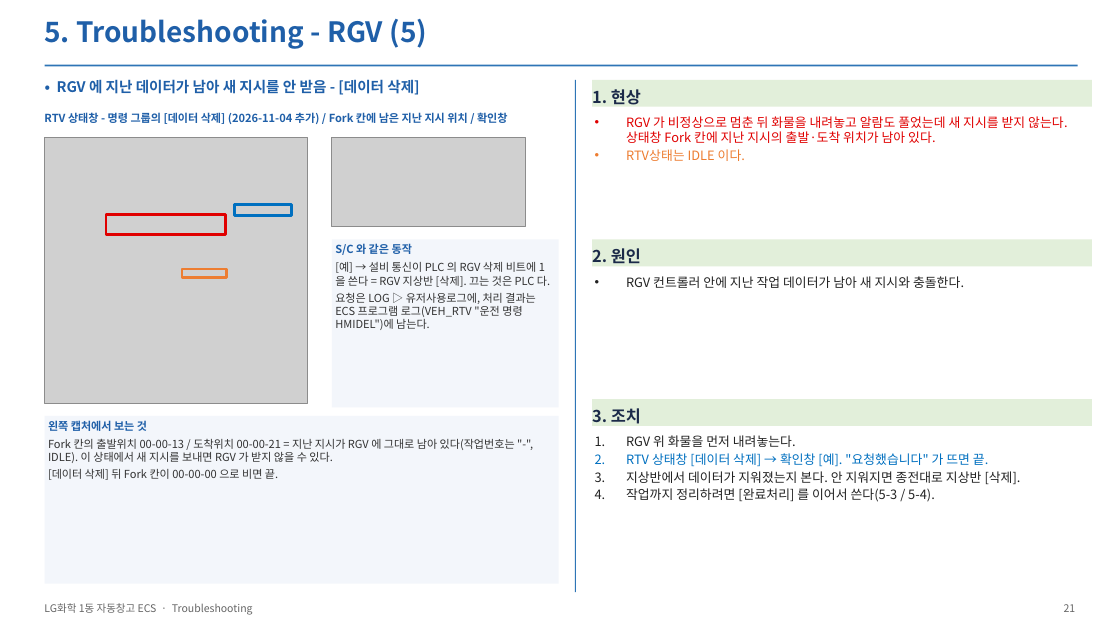
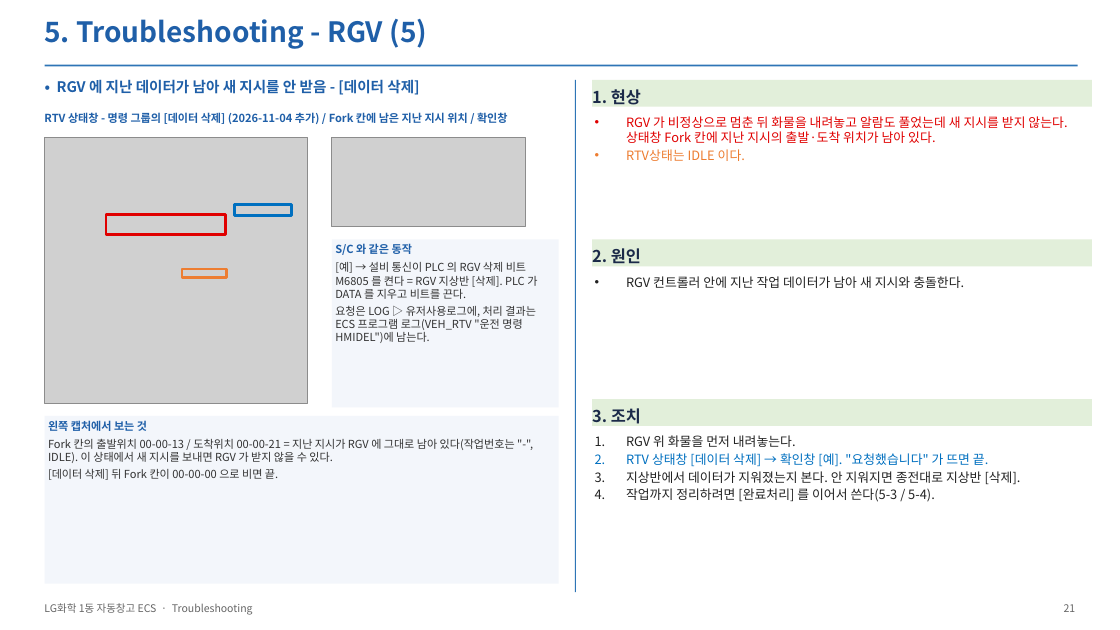
Before and after one commit to yeorijby-coder/LGLS_ALL, a slide deck: slide 21 of docs/산출물_20261110/05_ECS_Troubleshooting_1105.pptx. Drawn at 1120x630 pixels with LibreOffice and Linux fonts; fonts in the diff are those of the drawing; grey boxes stand for pictures. Boxes give left, top, right and bottom in pixels: in the first picture for what was removed or moved away, otherwise in the second. Text is boxed around its words. In the diff, an @@ line names an element or a change of style, - is before the commit and + after.

```diff
--- a/docs/산출물_20261110/05_ECS_Troubleshooting_1105.pptx
+++ b/docs/산출물_20261110/05_ECS_Troubleshooting_1105.pptx
@@ text in rectangle at (x1=335, y1=262, x2=537, y2=299): text changed @@
-[예] → 설비 통신이 PLC 의 RGV 삭제 비트에 1 을 쓴다 = RGV 지상반 [삭제]. 끄는 것은 PLC 다.
+[예] → 설비 통신이 PLC 의 RGV 삭제 비트 M6805 를 켠다 = RGV 지상반 [삭제]. PLC 가 DATA 를 지우고 비트를 끈다.
```
Also in this commit, not shown: 2 other slides changed, 1 other file.
